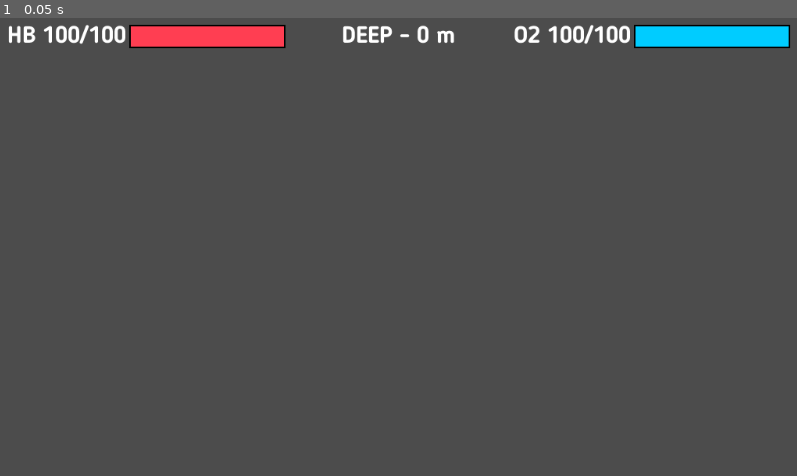
Above: before the commit, frame 1.
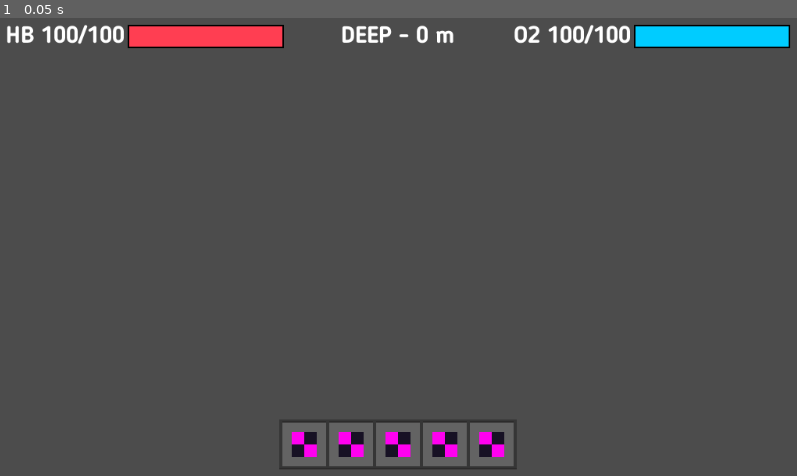
Above: after the commit, the same moment.

Repository: eliaperantoni/fisherman
Game: Godot game, scene res://scenes/interface/Interface.tscn
Same seed, same stepped clock (60 frames per second), same inputs: the game is played once before the commit and once after it. This scene is started directly instead of the project's main scene.
Inputs:
- Up to frame 1 (0.05 s): no input

The runs differ from the first frame. In frame 1, 1.5% of the frame differs, in the area x 0-65%, y 1-99%.

Commit message:
Moved toolbelt to its own scene

Diff:
--- a/project.godot
+++ b/project.godot
@@ -19,10 +19,10 @@
 "language": "GDScript",
 "path": "res://scenes/mobs/fish_passive_controller.gd"
 }, {
-"base": "Node",
+"base": "Node2D",
 "class": "ToolBelt",
 "language": "GDScript",
-"path": "res://scenes/player/toolbelt.gd"
+"path": "res://scenes/tools/toolbelt.gd"
 } ]
 _global_script_class_icons={
 "HandTool": "",
--- a/scenes/interface/Interface.tscn
+++ b/scenes/interface/Interface.tscn
@@ -1,19 +1,21 @@
-[gd_scene load_steps=7 format=2]
+[gd_scene load_steps=8 format=2]
 
 [ext_resource path="res://scenes/interface/assets/oxygen_bar.png" type="Texture" id=1]
 [ext_resource path="res://scenes/interface/assets/life_bar.png" type="Texture" id=2]
 [ext_resource path="res://scenes/interface/assets/background_bar.png" type="Texture" id=3]
 [ext_resource path="res://assets/themes/theme.tres" type="Theme" id=4]
 [ext_resource path="res://scenes/interface/interface.gd" type="Script" id=5]
+[ext_resource path="res://scenes/interface/ToolbeltDisplay.tscn" type="PackedScene" id=6]
 
 [sub_resource type="StyleBoxEmpty" id=1]
 
 [node name="Interface" type="Control"]
 anchor_right = 1.0
 anchor_bottom = 1.0
-margin_left = 2.0
-margin_bottom = -600.0
 script = ExtResource( 5 )
+__meta__ = {
+"_edit_use_anchors_": false
+}
 
 [node name="Life" type="HBoxContainer" parent="."]
 margin_left = 10.0
@@ -94,3 +96,7 @@
 __meta__ = {
 "_edit_use_anchors_": false
 }
+
+[node name="Toolbelt" parent="." instance=ExtResource( 6 )]
+margin_top = -84.0
+margin_bottom = -20.0
--- a/scenes/tools/ToolbeltDisplay.tscn
+++ b/scenes/interface/ToolbeltDisplay.tscn
@@ -1,13 +1,15 @@
 [gd_scene load_steps=2 format=2]
 
-[ext_resource path="res://scenes/tools/ToolDisplay.tscn" type="PackedScene" id=1]
+[ext_resource path="res://scenes/interface/ToolDisplay.tscn" type="PackedScene" id=1]
 
 [node name="Row" type="HBoxContainer"]
 anchor_left = 0.5
+anchor_top = 1.0
 anchor_right = 0.5
+anchor_bottom = 1.0
 margin_left = -152.0
+margin_top = -64.0
 margin_right = 152.0
-margin_bottom = 64.0
 custom_constants/separation = -4
 alignment = 1
 __meta__ = {
--- a/scenes/main/Main.tscn
+++ b/scenes/main/Main.tscn
@@ -10,6 +10,7 @@
 [ext_resource path="res://scenes/main/spawner.gd" type="Script" id=8]
 [ext_resource path="res://scenes/interface/Interface.tscn" type="PackedScene" id=9]
 [ext_resource path="res://scenes/main/assets/surface.material" type="Material" id=10]
+[ext_resource path="res://scenes/tools/Toolbelt.tscn" type="PackedScene" id=11]
 [ext_resource path="res://scenes/main/main_settings.gd" type="Script" id=12]
 
 [sub_resource type="RectangleShape2D" id=1]
@@ -108,6 +109,8 @@
 current = true
 zoom = Vector2( 0.2, 0.2 )
 
+[node name="Toolbelt" parent="Player" instance=ExtResource( 11 )]
+
 [node name="SurfaceFront" type="Sprite" parent="."]
 material = ExtResource( 10 )
 position = Vector2( 0, 3 )
@@ -122,8 +125,6 @@
 [node name="CanvasLayer" type="CanvasLayer" parent="."]
 
 [node name="Interface" parent="CanvasLayer" instance=ExtResource( 9 )]
-margin_left = 0.0
-margin_bottom = 0.0
 [connection signal="body_entered" from="Water/Area" to="Player" method="_on_water_entered"]
 [connection signal="body_exited" from="Water/Area" to="Player" method="_on_water_exited"]
 [connection signal="oxygen_modified" from="Player" to="CanvasLayer/Interface" method="_on_Player_oxygen_modified"]
--- a/scenes/player/player_controller.gd
+++ b/scenes/player/player_controller.gd
@@ -7,14 +7,10 @@
 export var oxygen_refill = 10
 export var oxygen_decrease = 4
 
-var toolbelt = ToolBelt.new(self)
 var can_swim = true
 
 signal player_moved
 signal oxygen_modified
-
-func _input(ev):
-	toolbelt.on_input(ev)
 
 func _physics_process(delta):
 	self.linear_velocity *= (1 - drag_coefficient)
--- /dev/null
+++ b/scenes/tools/Toolbelt.tscn
@@ -0,0 +1,6 @@
+[gd_scene load_steps=2 format=2]
+
+[ext_resource path="res://scenes/tools/toolbelt.gd" type="Script" id=1]
+
+[node name="Toolbelt" type="Node2D"]
+script = ExtResource( 1 )
--- a/scenes/player/toolbelt.gd
+++ b/scenes/tools/toolbelt.gd
@@ -1,13 +1,16 @@
-extends Node
+extends Node2D
 
 class_name ToolBelt
+
+signal tool_changed(index)
 
 var current_tool_i = 0 setget set_current_tool_i
 var tools = {
 	1: preload("res://scenes/tools/hand_tools/Flashlight.tscn").instance()
 }
 
-func _init(player):
+func _ready():
+	var player = get_parent()
 	for key in tools:
 		tools[key].player = player
 
@@ -27,6 +30,6 @@
 		# The "self" here is necessary otherwise the setter won't be triggered
 		self.current_tool_i = new_tool_i
 
-func on_input(event):
-	if event is InputEventKey and event.scancode >= KEY_1 and event.scancode <= KEY_5:
-		switch_tool_if_different(event.scancode-KEY_1)
+func _input(ev):
+	if ev is InputEventKey and ev.scancode >= KEY_1 and ev.scancode <= KEY_5:
+		switch_tool_if_different(ev.scancode-KEY_1)
Renamed: scenes/tools/ToolDisplay.tscn -> scenes/interface/ToolDisplay.tscn
Not shown: 1 places in scenes/main/Main.tscn that only renumber resources
Binary file changed: scenes/tools/assets/hud_placeholder.png
Binary file added: scenes/tools/assets/hud_placeholder_selected.png
Not shown, added: scenes/tools/assets/hud_placeholder_selected.png.import
Binary file changed: scenes/tools/assets/sources/hud_placeholder.aseprite
Binary file added: scenes/tools/assets/sources/hud_placeholder_selected.aseprite
